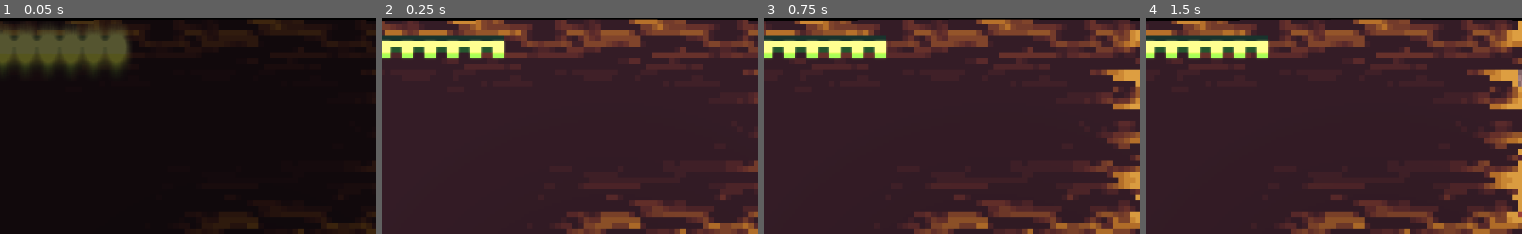
Above: before the commit, frames 1-4 (left to right).
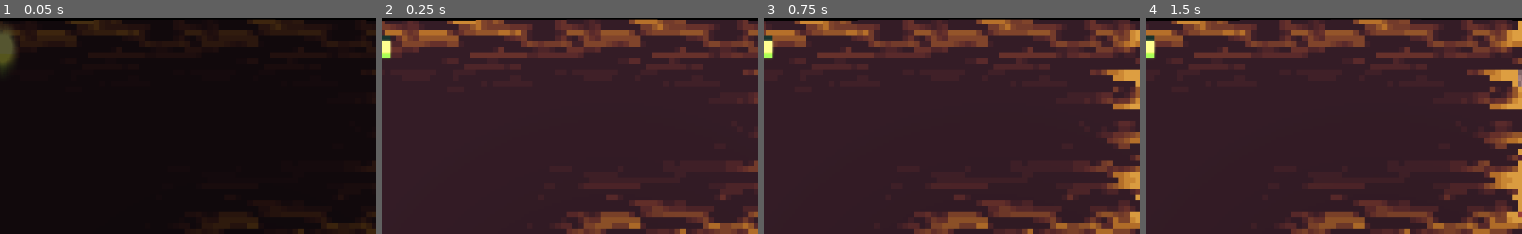
Above: after the commit, the same moments.

Repository: knowdawg/LittleHacker
Game: Godot game, scene res://Levels/TestLevels/eviremental_test.tscn
The game is run twice, just before and just after one commit, with the same random seed, the same clock (stepped at 60 frames per second) and the same inputs.
Inputs (mouse positions are % of the whole screen's width and height, from its top left):
- Up to frame 1 (0.05 s): no input
- Up to frame 2 (0.25 s): no input
- Up to frame 3 (0.75 s): tap Enter (SubmitTerminal) at 0.5 s; move the mouse to (73, 45) at 0.52 s; hold D (Right) from 0.53 s (still down); click (73, 45) at 0.6 s
- Up to frame 4 (1.5 s): tap Space (Jump) at 0.77 s; right-click (73, 45) at 0.8 s; release D (Right) at 1.25 s; drag from (29, 55) to (76, 71) at 1.27 s
The pictures show only the part of the screen within x 19-69%, y 3-53%; the shares and areas given below are measured in that part.

The runs differ from the first frame. In frame 1, 5.1% of the frame differs, in the area x 3-35%, y 3-25%; in frame 2, 2.9%; in frame 3, 2.9%; in frame 4, 2.9%.

Commit message:
Added Resonace and death to crystal elite as well as his hacks.

Diff:
--- a/Classes/GenericStates/GenericAttackState.gd
+++ b/Classes/GenericStates/GenericAttackState.gd
@@ -27,11 +27,7 @@
 func enter(prevState):
 	t = 0.0
 	animator.play(animationName)
-	if nodeToFlip and parent and Game.player:
-		if parent.position.x > Game.player.global_position.x:
-			nodeToFlip.scale.x = 1.0
-		else:
-			nodeToFlip.scale.x = -1.0
+	orientateFlipNode()
 
 	if parent and Game.player:
 		if parent.position.x > Game.player.global_position.x:
@@ -39,6 +35,13 @@
 		else:
 			dir = 1.0
 	customEnter(prevState)
+
+func orientateFlipNode():
+	if nodeToFlip and parent and Game.player:
+		if parent.position.x > Game.player.global_position.x:
+			nodeToFlip.scale.x = 1.0
+		else:
+			nodeToFlip.scale.x = -1.0
 
 func customEnter(_prevSate):
 	pass
--- a/Components/AfterImageComponent/after_image_component.gd
+++ b/Components/AfterImageComponent/after_image_component.gd
@@ -1,4 +1,5 @@
 extends Node
+class_name AfterImageComponent
 
 @export var follow : Node2D
 @export var sprite : Sprite2D
--- a/Levels/StarweepCrater/EnvirementScenes/upper_starweep_crater.tscn
+++ b/Levels/StarweepCrater/EnvirementScenes/upper_starweep_crater.tscn
@@ -451,7 +451,7 @@
 
 [node name="Polygon2D2" type="Polygon2D" parent="."]
 clip_children = 1
-position = Vector2(146, 131)
+position = Vector2(146, 115)
 polygon = PackedVector2Array(70, 527, 75, 524, 71, 524, 74, 522, 69, 522, 76, 520, 69, 518, 73, 516, 73, 514, 54, 465, 60, 463, 57, 462, 62, 461, 58, 458, 51, 455, 63, 452, 57, 451, 57, 449, 54, 445, 8, 429, -24, 471, -15, 532)
 
 [node name="BackgroundTilemap" parent="Polygon2D2" instance=ExtResource("1_8vfv6")]
--- a/Levels/StarweepCrater/Levels/upper_starweep_crater.tscn
+++ b/Levels/StarweepCrater/Levels/upper_starweep_crater.tscn
@@ -604,6 +604,7 @@
 position = Vector2(398, 647)
 
 [node name="FoliageTilemap" parent="." instance=ExtResource("20_1afi5")]
+z_index = 1
 layer_0/tile_data = PackedInt32Array(45875482, 3, 65536, 45809951, 3, 131072, 45809927, 3, 131072, 45809931, 3, 196608, …(749 unchanged characters)…
 
 [node name="Proectiles" type="Node2D" parent="."]
--- a/Objects/Enemies/CrystalElite/crystal_elite.gd
+++ b/Objects/Enemies/CrystalElite/crystal_elite.gd
@@ -4,7 +4,14 @@
 func _process(delta: float) -> void:
 	if %StateMachine.current_state.name == "DashDoubleSlash":
 		if %DashDoubleSlash.t > 0.8 and %DashDoubleSlash.t < 1.0:
-			%MovementComponent.lerpToPlayerX(delta * 10.0, 0.0)
+			var spriteDir = %Sprite2D.flip_h
+			var moveDir = global_position < Game.player.global_position
+			if spriteDir == moveDir:
+				%MovementComponent.lerpToPlayerX(delta * 10.0, 0.0)
+		elif %DashDoubleSlash.t < 0.7:
+			%SpriteDirectorComponent.lookAtPlayer()
+			%DashDoubleSlash.orientateFlipNode()
+
 
 func _on_spin_got_parried(_a) -> void:
 	if %StateMachine.current_state.name == "SpinAttack":
@@ -74,3 +81,30 @@
 	#if $Animator.current_animation == "BackBreakCombo":
 		#if %StateMachine.current_state.name == "BackBreakCombo" and $Animator.current_animation_position > 1.6:
 			#Game.superParry(self)
+
+
+func _on_ceap_test_executed() -> void:
+	%MovementComponent.applyForce(%MovementComponent.getVectorToPlayerX(global_position), 100.0)
+
+@export var resonanceProjectile : PackedScene
+
+func _on_health_component_hit(_attack: Attack) -> void:
+	if %StateMachine.current_state.name == "Resonate":
+		var p = resonanceProjectile.instantiate()
+		p.color = 1
+		Game.call_deferred("addProjectile", p)
+		p.position = global_position
+		p.scale = Vector2(2.0, 2.0)
+
+		%StateMachine.switchStates("Stun")
+
+
+func _on_health_component_death(attack: Attack) -> void:
+	%MovementComponent.applyForce(%MovementComponent.getVectorToPlayerX(global_position), 100.0)
+
+
+func _on_state_machine_state_switched(prevState: State, newState: State) -> void:
+	if prevState:
+		if prevState.name == "DashDoubleSlash":
+			if newState.name != "Resonate":
+				%AfterImageComponent.setActive(false)
--- a/Objects/Enemies/CrystalElite/crystal_elite.tscn
+++ b/Objects/Enemies/CrystalElite/crystal_elite.tscn
@@ -1,10 +1,11 @@
-[gd_scene load_steps=58 format=3 uid="uid://b5cp00hin8my6"]
+[gd_scene load_steps=63 format=3 uid="uid://b5cp00hin8my6"]
 
 [ext_resource type="Texture2D" uid="uid://b2keo0j23vrvo" path="res://Assets/Sprites/Enemies/CrystalElite.png" id="1_ikeyq"]
 [ext_resource type="Script" uid="uid://bktdntqllkuhg" path="res://Objects/Enemies/CrystalElite/crystal_elite.gd" id="1_ngmos"]
 [ext_resource type="PackedScene" uid="uid://r0ktnn82ap8b" path="res://Objects/WorldObjects/ClothSim/cloth_sim_test.tscn" id="1_rqy5u"]
 [ext_resource type="PackedScene" uid="uid://b0tqftq4kjpsh" path="res://Components/SpriteDirectorComponent/sprite_director_component.tscn" id="1_txiik"]
 [ext_resource type="Texture2D" uid="uid://bir3cnwoqb33s" path="res://Assets/Sprites/WorldObjects/ScarfTest.png" id="2_ob334"]
+[ext_resource type="PackedScene" uid="uid://b8t05k375ws5w" path="res://Objects/Projectiles/CrystalResonaceBlast/crystal_resonance_blast_projectile.tscn" id="2_p5kjr"]
 [ext_resource type="Script" uid="uid://dxaf6de4g703x" path="res://Objects/Enemies/CrystalElite/move_this_to_move_cloth_sim.gd" id="3_125v2"]
 [ext_resource type="PackedScene" uid="uid://dlsbtdtj5tk8j" path="res://Components/HealthComponent/health_component.tscn" id="3_adbwt"]
 [ext_resource type="PackedScene" uid="uid://du8t0dwelcj4j" path="res://Components/AfterImageComponent/after_image_component.tscn" id="3_b4agp"]
@@ -29,8 +30,10 @@
 [ext_resource type="Script" uid="uid://cynqij5jqy1k2" path="res://Classes/GenericStates/dead.gd" id="13_a75r7"]
 [ext_resource type="PackedScene" uid="uid://b2m062xdfylkx" path="res://Components/BloodEfectComponent/BloodEffect.tscn" id="13_l4307"]
 [ext_resource type="Shader" uid="uid://c15wiysahdd0y" path="res://Assets/Shaders/Effects/BloodSpray.gdshader" id="14_ngmos"]
+[ext_resource type="Script" uid="uid://dywb4hof1711" path="res://Objects/Enemies/CrystalElite/resonate.gd" id="16_yobyw"]
 [ext_resource type="PackedScene" uid="uid://c50x0ma4r25le" path="res://Objects/Hacks/StateSwitchHack/StateSwitchHack.tscn" id="25_yobyw"]
 [ext_resource type="Texture2D" uid="uid://b7eho7neiew5c" path="res://Assets/Sprites/Projectiles/EliteSlamProjectile.png" id="26_a75r7"]
+[ext_resource type="PackedScene" uid="uid://c0wt2u2k2pkt7" path="res://Objects/Hacks/LifeDrain/life_drain_heal.tscn" id="27_b2gw6"]
 [ext_resource type="PackedScene" uid="uid://boaqnrhkb5ukt" path="res://Components/VisualEffectComponents/DirectionalHitParticlesComponent/directional_hit_particles_component.tscn" id="32_uopo6"]
 
 [sub_resource type="RectangleShape2D" id="RectangleShape2D_ikeyq"]
@@ -197,7 +200,7 @@
 tracks/3/interp = 1
 tracks/3/loop_wrap = true
 tracks/3/keys = {
-"times": PackedFloat32Array(0.8, 1),
+"times": PackedFloat32Array(0.7, 1),
 "transitions": PackedFloat32Array(1, 1),
 "values": [{
 "args": [true],
@@ -231,10 +234,10 @@
 tracks/1/interp = 1
 tracks/1/loop_wrap = true
 tracks/1/keys = {
-"times": PackedFloat32Array(0, 0.1, 0.2, 0.3, 0.7, 0.8, 0.9, 1, 1.4),
-"transitions": PackedFloat32Array(1, 1, 1, 1, 1, 1, 1, 1, 1),
-"update": 0,
-"values": [Vector2(0, -2), Vector2(0, 1), Vector2(0, 1), Vector2(0, 1), Vector2(-1, -6), Vector2(-10, -3), Vector2(-11, 1), Vector2(-11, 9), Vector2(-11, 9)]
+"times": PackedFloat32Array(0, 0.1, 0.2, 0.3, 0.7, 0.8, 0.9, 1.4),
+"transitions": PackedFloat32Array(1, 1, 1, 1, 1, 1, 1, 1),
+"update": 0,
+"values": [Vector2(0, -2), Vector2(0, 1), Vector2(0, 1), Vector2(0, 1), Vector2(-1, -6), Vector2(-10, -3), Vector2(-11, 1), Vector2(-11, 1)]
 }
 tracks/2/type = "method"
 tracks/2/imported = false
@@ -304,7 +307,7 @@
 "times": PackedFloat32Array(0, 0.1, 0.2, 0.3, 0.4, 0.5, 0.6),
 "transitions": PackedFloat32Array(1, 1, 1, 1, 1, 1, 1),
 "update": 0,
-"values": [Vector2(0, 9), Vector2(0, -6), Vector2(0, -5), Vector2(0, -2), Vector2(0, -3), Vector2(0, -4), Vector2(0, -4)]
+"values": [Vector2(0, 1), Vector2(0, -6), Vector2(0, -5), Vector2(0, -2), Vector2(0, -3), Vector2(0, -4), Vector2(0, -4)]
 }
 tracks/2/type = "value"
 tracks/2/imported = false
@@ -470,6 +473,18 @@
 "update": 1,
 "values": [6]
 }
+tracks/5/type = "value"
+tracks/5/imported = false
+tracks/5/enabled = true
+tracks/5/path = NodePath("Sprite2D:material:shader_parameter/modulate")
+tracks/5/interp = 1
+tracks/5/loop_wrap = true
+tracks/5/keys = {
+"times": PackedFloat32Array(0),
+"transitions": PackedFloat32Array(1),
+"update": 0,
+"values": [Color(1, 1, 1, 1)]
+}
 
 [sub_resource type="Animation" id="Animation_l4307"]
 resource_name = "ReDive"
@@ -738,10 +753,94 @@
 }]
 }
 
+[sub_resource type="Animation" id="Animation_uopo6"]
+resource_name = "Resonate"
+length = 0.4
+loop_mode = 1
+step = 0.1
+tracks/0/type = "value"
+tracks/0/imported = false
+tracks/0/enabled = true
+tracks/0/path = NodePath("Sprite2D:frame")
+tracks/0/interp = 1
+tracks/0/loop_wrap = true
+tracks/0/keys = {
+"times": PackedFloat32Array(0, 0.1, 0.2, 0.3),
+"transitions": PackedFloat32Array(1, 1, 1, 1),
+"update": 1,
+"values": [158, 159, 160, 161]
+}
+tracks/1/type = "value"
+tracks/1/imported = false
+tracks/1/enabled = true
+tracks/1/path = NodePath("MoveThisToMoveClothSim:position")
+tracks/1/interp = 1
+tracks/1/loop_wrap = true
+tracks/1/keys = {
+"times": PackedFloat32Array(0),
+"transitions": PackedFloat32Array(1),
+"update": 0,
+"values": [Vector2(0, -2)]
+}
+
+[sub_resource type="Animation" id="Animation_yobyw"]
+resource_name = "Death"
+length = 4.0
+step = 0.05
+tracks/0/type = "value"
+tracks/0/imported = false
+tracks/0/enabled = true
+tracks/0/path = NodePath("Sprite2D:frame")
+tracks/0/interp = 1
+tracks/0/loop_wrap = true
+tracks/0/keys = {
+"times": PackedFloat32Array(0, 0.1, 0.2, 0.3, 0.5, 0.6, 0.7, 0.8, 0.9, 1, 1.1, 1.2, 1.3, 1.4, 1.5),
+"transitions": PackedFloat32Array(1, 1, 1, 1, 1, 1, 1, 1, 1, 1, 1, 1, 1, 1, 1),
+"update": 1,
+"values": [163, 164, 165, 166, 167, 168, 169, 170, 171, 172, 173, 174, 175, 176, 177]
+}
+tracks/1/type = "value"
+tracks/1/imported = false
+tracks/1/enabled = true
+tracks/1/path = NodePath("MoveThisToMoveClothSim:position")
+tracks/1/interp = 1
+tracks/1/loop_wrap = true
+tracks/1/keys = {
+"times": PackedFloat32Array(0),
+"transitions": PackedFloat32Array(1),
+"update": 0,
+"values": [Vector2(0, -4)]
+}
+tracks/2/type = "value"
+tracks/2/imported = false
+tracks/2/enabled = true
+tracks/2/path = NodePath("ClothSim:visible")
+tracks/2/interp = 1
+tracks/2/loop_wrap = true
+tracks/2/keys = {
+"times": PackedFloat32Array(0, 0.6),
+"transitions": PackedFloat32Array(1, 1),
+"update": 1,
+"values": [true, false]
+}
+tracks/3/type = "value"
+tracks/3/imported = false
+tracks/3/enabled = true
+tracks/3/path = NodePath("Sprite2D:material:shader_parameter/modulate")
+tracks/3/interp = 1
+tracks/3/loop_wrap = true
+tracks/3/keys = {
+"times": PackedFloat32Array(0, 3.65, 3.95),
+"transitions": PackedFloat32Array(1, 1, 1),
+"update": 0,
+"values": [Color(1, 1, 1, 1), Color(1, 1, 1, 1), Color(1, 1, 1, 0)]
+}
+
 [sub_resource type="AnimationLibrary" id="AnimationLibrary_tace1"]
 _data = {
 &"BackBreakCombo": SubResource("Animation_rcoo6"),
 &"DashDoubleSlash": SubResource("Animation_lieb7"),
+&"Death": SubResource("Animation_yobyw"),
 &"Dive": SubResource("Animation_2mqo8"),
 &"Emerge": SubResource("Animation_flgyp"),
 &"IdleCrystalStance": SubResource("Animation_c3lnx"),
@@ -749,6 +848,7 @@
 &"Laser": SubResource("Animation_a75r7"),
 &"RESET": SubResource("Animation_adbwt"),
 &"ReDive": SubResource("Animation_l4307"),
+&"Resonate": SubResource("Animation_uopo6"),
 &"SpinAttack": SubResource("Animation_125v2"),
 &"Stun": SubResource("Animation_b4agp"),
 &"SwordPoke": SubResource("Animation_ngmos")
@@ -804,6 +904,7 @@
 collision_layer = 8
 collision_mask = 3
 script = ExtResource("1_ngmos")
+resonanceProjectile = ExtResource("2_p5kjr")
 healthComponent = NodePath("GeneralComponents/HealthComponent")
 
 [node name="EnvirementCollisionShape" type="CollisionShape2D" parent="."]
@@ -812,7 +913,7 @@
 shape = SubResource("RectangleShape2D_ikeyq")
 
 [node name="ClothSim" parent="." instance=ExtResource("1_rqy5u")]
-position = Vector2(0, -4)
+position = Vector2(1.49012e-07, -3)
 texture = ExtResource("2_ob334")
 clothAngle = 5.0
 collidable = false
@@ -844,12 +945,13 @@
 material = SubResource("ShaderMaterial_b4agp")
 position = Vector2(0, -2)
 texture = ExtResource("1_ikeyq")
-hframes = 158
+hframes = 178
 frame = 1
 
 [node name="HitFlashComponent" parent="Sprite2D" instance=ExtResource("8_yemvd")]
 
 [node name="SpriteDirectorComponent" parent="Sprite2D" node_paths=PackedStringArray("spriteToFlip", "velocityToCheck") instance=ExtResource("1_txiik")]
+unique_name_in_owner = true
 spriteToFlip = NodePath("..")
 velocityToCheck = NodePath("../..")
 
@@ -998,6 +1100,11 @@
 animator = NodePath("../../Animator")
 animationName = "Emerge"
 
+[node name="Resonate" type="Node" parent="StateMachine" node_paths=PackedStringArray("animator", "afterImage")]
+script = ExtResource("16_yobyw")
+animator = NodePath("../../Animator")
+afterImage = NodePath("../../AfterImageComponent")
+
 [node name="Stun" type="Node" parent="StateMachine" node_paths=PackedStringArray("nextState", "parrent", "animator", "movement", "kbCom", "sprite")]
 script = ExtResource("11_ngmos")
 parryLength = 2.0
@@ -1010,8 +1117,11 @@
 knockbackBasedOnDir = true
 sprite = NodePath("../../Sprite2D")
 
-[node name="Death" type="Node" parent="StateMachine"]
+[node name="Death" type="Node" parent="StateMachine" node_paths=PackedStringArray("animator", "hurtboxesToDisable")]
 script = ExtResource("13_a75r7")
+animator = NodePath("../../Animator")
+animationName = "Death"
+hurtboxesToDisable = [NodePath("../../GeneralComponents/HurtboxComponent")]
 
 [node name="Animator" type="AnimationPlayer" parent="."]
 libraries = {
@@ -1021,11 +1131,12 @@
 [node name="GeneralComponents" type="Node2D" parent="."]
 
 [node name="HealthComponent" parent="GeneralComponents" instance=ExtResource("3_adbwt")]
-MAX_HEALTH = 150.0
-
-[node name="DeathComponent" parent="GeneralComponents" node_paths=PackedStringArray("healthComponent", "stateMachine") instance=ExtResource("4_tace1")]
+MAX_HEALTH = 50.0
+
+[node name="DeathComponent" parent="GeneralComponents" node_paths=PackedStringArray("healthComponent", "stateMachine", "stateToSwitchTo") instance=ExtResource("4_tace1")]
 healthComponent = NodePath("../HealthComponent")
 stateMachine = NodePath("../../StateMachine")
+stateToSwitchTo = NodePath("../../StateMachine/Death")
 
 [node name="MovementComponent" parent="GeneralComponents" node_paths=PackedStringArray("parent") instance=ExtResource("5_rqy5u")]
 unique_name_in_owner = true
@@ -1051,24 +1162,33 @@
 parent = NodePath("../..")
 follow = NodePath("../EnemyHealthbarMarker")
 healthComponent = NodePath("../HealthComponent")
-hackCommands = [NodePath("CeapTest"), NodePath("ExspensiveTest")]
+hackCommands = [NodePath("Resonate"), NodePath("Execute"), NodePath("LifeDrain")]
 stateMachine = NodePath("../../StateMachine")
 
-[node name="CeapTest" parent="GeneralComponents/EnemyHeathbar" node_paths=PackedStringArray("stateMachine", "stateToSwitchTo", "deathComponent", "enemyHealthbar", "healthComponent") instance=ExtResource("25_yobyw")]
+[node name="Resonate" parent="GeneralComponents/EnemyHeathbar" node_paths=PackedStringArray("stateMachine", "stateToSwitchTo", "deathComponent", "enemyHealthbar", "healthComponent") instance=ExtResource("25_yobyw")]
 stateMachine = NodePath("../../../StateMachine")
-stateToSwitchTo = NodePath("../../../StateMachine/Stun")
-deathComponent = NodePath("../../DeathComponent")
-enemyHealthbar = NodePath("..")
-hackName = "FREE"
-healthComponent = NodePath("../../HealthComponent")
-
-[node name="ExspensiveTest" parent="GeneralComponents/EnemyHeathbar" node_paths=PackedStringArray("stateMachine", "stateToSwitchTo", "deathComponent", "enemyHealthbar", "healthComponent") instance=ExtResource("25_yobyw")]
-stateMachine = NodePath("../../../StateMachine")
-stateToSwitchTo = NodePath("../../../StateMachine/Stun")
+stateToSwitchTo = NodePath("../../../StateMachine/Resonate")
 deathComponent = NodePath("../../DeathComponent")
 enemyHealthbar = NodePath("..")
 cost = 10.0
-hackName = "PRICEY"
+hackName = "Resonate"
+healthComponent = NodePath("../../HealthComponent")
+
+[node name="Execute" parent="GeneralComponents/EnemyHeathbar" node_paths=PackedStringArray("stateMachine", "stateToSwitchTo", "deathComponent", "enemyHealthbar", "healthComponent") instance=ExtResource("25_yobyw")]
+stateMachine = NodePath("../../../StateMachine")
+stateToSwitchTo = NodePath("../../../StateMachine/Death")
+deathComponent = NodePath("../../DeathComponent")
+killsEnemy = true
+removeAfterExecuted = true
+enemyHealthbar = NodePath("..")
+cost = 20.0
+hackName = "Execute"
+healthComponent = NodePath("../../HealthComponent")
+
+[node name="LifeDrain" parent="GeneralComponents/EnemyHeathbar" node_paths=PackedStringArray("parent", "healthComponent") instance=ExtResource("27_b2gw6")]
+parent = NodePath("../../..")
+cost = 5.0
+hackName = "LifeDrain"
 healthComponent = NodePath("../../HealthComponent")
 
 [node name="EnemyHealthbarMarker" type="Marker2D" parent="GeneralComponents"]
@@ -1094,7 +1214,7 @@
 collision_mask = 4
 collisionShape = NodePath("CollisionShape2D")
 healthComponent = NodePath("../../GeneralComponents/HealthComponent")
-attack_damage = 2.0
+attack_damage = 1.0
 
 [node name="CollisionShape2D" type="CollisionShape2D" parent="AttackComponents/DoubleSlash"]
 visible = false
@@ -1106,7 +1226,7 @@
 collision_mask = 4
 collisionShape = NodePath("CollisionShape2D")
 healthComponent = NodePath("../../GeneralComponents/HealthComponent")
-attack_damage = 2.0
+attack_damage = 1.0
 
 [node name="CollisionShape2D" type="CollisionShape2D" parent="AttackComponents/Spin"]
 visible = false
@@ -1118,7 +1238,7 @@
 collision_mask = 4
 collisionShape = NodePath("CollisionPolygon2D")
 healthComponent = NodePath("../../GeneralComponents/HealthComponent")
-attack_damage = 2.0
+attack_damage = 1.0
 
 [node name="CollisionPolygon2D" type="CollisionPolygon2D" parent="AttackComponents/SpinFinisher"]
 visible = false
@@ -1128,7 +1248,7 @@
 collision_mask = 4
 collisionShape = NodePath("CollisionShape2D")
 healthComponent = NodePath("../../GeneralComponents/HealthComponent")
-attack_damage = 2.0
+attack_damage = 1.0
 
 [node name="CollisionShape2D" type="CollisionPolygon2D" parent="AttackComponents/HeadSlam"]
 visible = false
@@ -1139,7 +1259,7 @@
 collision_mask = 4
 collisionShape = NodePath("CollisionPolygon2D")
 healthComponent = NodePath("../../GeneralComponents/HealthComponent")
-attack_damage = 2.0
+attack_damage = 1.0
 
 [node name="CollisionPolygon2D" type="CollisionPolygon2D" parent="AttackComponents/OverheadSweep"]
 visible = false
@@ -1149,7 +1269,7 @@
 collision_mask = 4
 collisionShape = NodePath("CollisionShape2D")
 healthComponent = NodePath("../../GeneralComponents/HealthComponent")
-attack_damage = 2.0
+attack_damage = 1.0
 
 [node name="CollisionShape2D" type="CollisionPolygon2D" parent="AttackComponents/Dive"]
 visible = false
@@ -1160,7 +1280,7 @@
 collision_mask = 4
 collisionShape = NodePath("CollisionShape2D")
 healthComponent = NodePath("../../GeneralComponents/HealthComponent")
-attack_damage = 2.0
+attack_damage = 1.0
 
 [node name="CollisionShape2D" type="CollisionShape2D" parent="AttackComponents/SwordPokeSweep"]
 visible = false
@@ -1172,7 +1292,7 @@
 collision_mask = 4
 collisionShape = NodePath("CollisionPolygon2D")
 healthComponent = NodePath("../../GeneralComponents/HealthComponent")
-attack_damage = 2.0
+attack_damage = 1.0
 
 [node name="CollisionPolygon2D" type="CollisionPolygon2D" parent="AttackComponents/SwordPokeSweepLeft"]
 visible = false
@@ -1182,7 +1302,7 @@
 collision_mask = 4
 collisionShape = NodePath("CollisionShape2D")
 healthComponent = NodePath("../../GeneralComponents/HealthComponent")
-attack_damage = 2.0
+attack_damage = 1.0
 
 [node name="CollisionShape2D" type="CollisionShape2D" parent="AttackComponents/SwordPoke"]
 visible = false
@@ -1216,9 +1336,13 @@
 
 [node name="Sounds" type="Node2D" parent="."]
 
+[connection signal="stateSwitched" from="StateMachine" to="." method="_on_state_machine_state_switched"]
 [connection signal="trasitioned" from="StateMachine/Dive" to="." method="_on_dive_trasitioned"]
 [connection signal="trasitioned" from="StateMachine/ReDive" to="." method="_on_re_dive_trasitioned"]
 [connection signal="trasitioned" from="StateMachine/SwordPoke" to="." method="_on_sword_poke_trasitioned"]
+[connection signal="death" from="GeneralComponents/HealthComponent" to="." method="_on_health_component_death"]
+[connection signal="hit" from="GeneralComponents/HealthComponent" to="." method="_on_health_component_hit"]
+[connection signal="executed" from="GeneralComponents/EnemyHeathbar/Resonate" to="." method="_on_ceap_test_executed"]
 [connection signal="gotParried" from="AttackComponents/Spin" to="." method="_on_spin_got_parried"]
 [connection signal="gotParried" from="AttackComponents/SpinFinisher" to="." method="_on_spin_finisher_got_parried"]
 [connection signal="gotParried" from="AttackComponents/HeadSlam" to="." method="_on_head_slam_got_parried"]
--- /dev/null
+++ b/Objects/Enemies/CrystalElite/resonate.gd
@@ -0,0 +1,11 @@
+extends State
+
+@export var animator : AnimationPlayer
+@export var afterImage : AfterImageComponent
+
+func enter(_p):
+	animator.play("Resonate")
+	afterImage.setActive(true)
+
+func exit(_n):
+	afterImage.setActive(false)
--- a/Objects/Enemies/CrystalLauncher/Crystal_Launcher.tscn
+++ b/Objects/Enemies/CrystalLauncher/Crystal_Launcher.tscn
@@ -29,6 +29,7 @@
 [ext_resource type="PackedScene" uid="uid://c50x0ma4r25le" path="res://Objects/Hacks/StateSwitchHack/StateSwitchHack.tscn" id="19_bbh6r"]
 [ext_resource type="PackedScene" uid="uid://du8t0dwelcj4j" path="res://Components/AfterImageComponent/after_image_component.tscn" id="26_8foh4"]
 [ext_resource type="PackedScene" uid="uid://b7vusvpcfxm" path="res://Components/SquishComponent/squish_component.tscn" id="29_hsbah"]
+[ext_resource type="Texture2D" uid="uid://b7eho7neiew5c" path="res://Assets/Sprites/Projectiles/EliteSlamProjectile.png" id="30_yw0hw"]
 
 [sub_resource type="CircleShape2D" id="CircleShape2D_8foh4"]
 radius = 3.0
@@ -37,6 +38,14 @@
 shader = ExtResource("2_2ph5j")
 shader_parameter/color = Color(0, 0, 0, 1)
 shader_parameter/width = 0.3
+shader_parameter/pattern = 0
+shader_parameter/inside = false
+shader_parameter/modulate = Color(1, 1, 1, 1)
+
+[sub_resource type="ShaderMaterial" id="ShaderMaterial_ndp6h"]
+shader = ExtResource("2_2ph5j")
+shader_parameter/color = Color(0, 0, 0, 1)
+shader_parameter/width = 1.0
 shader_parameter/pattern = 0
 shader_parameter/inside = false
 shader_parameter/modulate = Color(1, 1, 1, 1)
@@ -516,6 +525,15 @@
 hframes = 40
 frame = 13
 
+[node name="EliteSlamProjectile" type="Sprite2D" parent="."]
+unique_name_in_owner = true
+visible = false
+material = SubResource("ShaderMaterial_ndp6h")
+texture = ExtResource("30_yw0hw")
+offset = Vector2(0, -6)
+hframes = 7
+frame = 2
+
 [node name="StateMachine" type="Node" parent="." node_paths=PackedStringArray("initial_state", "parent", "animators", "leftGrabPos", "rightGrabPos", "movement")]
 unique_name_in_owner = true
 script = ExtResource("2_wnjpt")
--- a/Objects/Enemies/CrystalLauncher/crystal_launcher.gd
+++ b/Objects/Enemies/CrystalLauncher/crystal_launcher.gd
@@ -21,6 +21,8 @@
 	if Game.doesPlayerExist():
 		dirToPlayer = (global_position - (Game.player.global_position - Vector2(0.0, 3.0))).angle()
 	%Sprite2D.rotation = curRotation
+	%EliteSlamProjectile.rotation = %Sprite2D.rotation
+	%EliteSlamProjectile.position = %Sprite2D.position
 
 func _physics_process(_delta: float) -> void:
 	move_and_slide()
--- a/Objects/Enemies/CrystalThug/ResonateState.gd
+++ b/Objects/Enemies/CrystalThug/ResonateState.gd
@@ -1,4 +1,5 @@
 extends GenericParriedState
+
 
 @export var healthComponent : HealthComponent
 @export var projectileScene : PackedScene
--- a/Objects/Projectiles/CrystalResonaceBlast/crystal_resonance_blast_projectile.gd
+++ b/Objects/Projectiles/CrystalResonaceBlast/crystal_resonance_blast_projectile.gd
@@ -1,4 +1,4 @@
-extends Node2D
+extends Projectile
 
 @export var greenProjectile : Resource
 @export var redProjectile : Resource
--- a/Objects/Projectiles/CrystalResonaceBlast/crystal_resonance_blast_projectile.tscn
+++ b/Objects/Projectiles/CrystalResonaceBlast/crystal_resonance_blast_projectile.tscn
@@ -113,6 +113,7 @@
 script = ExtResource("1_nps07")
 greenProjectile = ExtResource("2_k32ow")
 redProjectile = ExtResource("3_3lxiu")
+destroyOnTerrain = false
 
 [node name="Sprite2D" type="Sprite2D" parent="."]
 texture_filter = 1
@@ -134,5 +135,5 @@
 
 [node name="AnimationPlayer" type="AnimationPlayer" parent="."]
 libraries = {
-"": SubResource("AnimationLibrary_oacfl")
+&"": SubResource("AnimationLibrary_oacfl")
 }
--- a/Objects/Projectiles/GrowingCrystals/growing_crystals_projectile.tscn
+++ b/Objects/Projectiles/GrowingCrystals/growing_crystals_projectile.tscn
@@ -19,7 +19,7 @@
 script = ExtResource("1_nrqek")
 
 [node name="AttackComponent" parent="." node_paths=PackedStringArray("collisionShape") instance=ExtResource("1_vswhi")]
-collision_mask = 12
+collision_mask = 4
 attackName = "GrowingCrystals"
 collisionShape = NodePath("CollisionShape2D")
 attack_damage = 2.0
--- a/Player/Player.tscn
+++ b/Player/Player.tscn
@@ -2773,6 +2773,7 @@
 [node name="HealthComponent" parent="." instance=ExtResource("2_l0uvv")]
 rotation = 3.14159
 isPlayerHealth = true
+MAX_HEALTH = 5.0
 MAX_WEAKNESS = 0.0
 
 [node name="EnemyHitComponent" parent="." node_paths=PackedStringArray("healthComponent", "hitEffects", "knockbackComponent") instance=ExtResource("3_nr8gu")]
Binary file changed: Assets/Sprites/Enemies/CrystalElite.png
Not shown, added: Objects/Enemies/CrystalElite/resonate.gd.uid
Not shown: 1 places in Objects/Enemies/CrystalLauncher/Crystal_Launcher.tscn that only renumber resources
